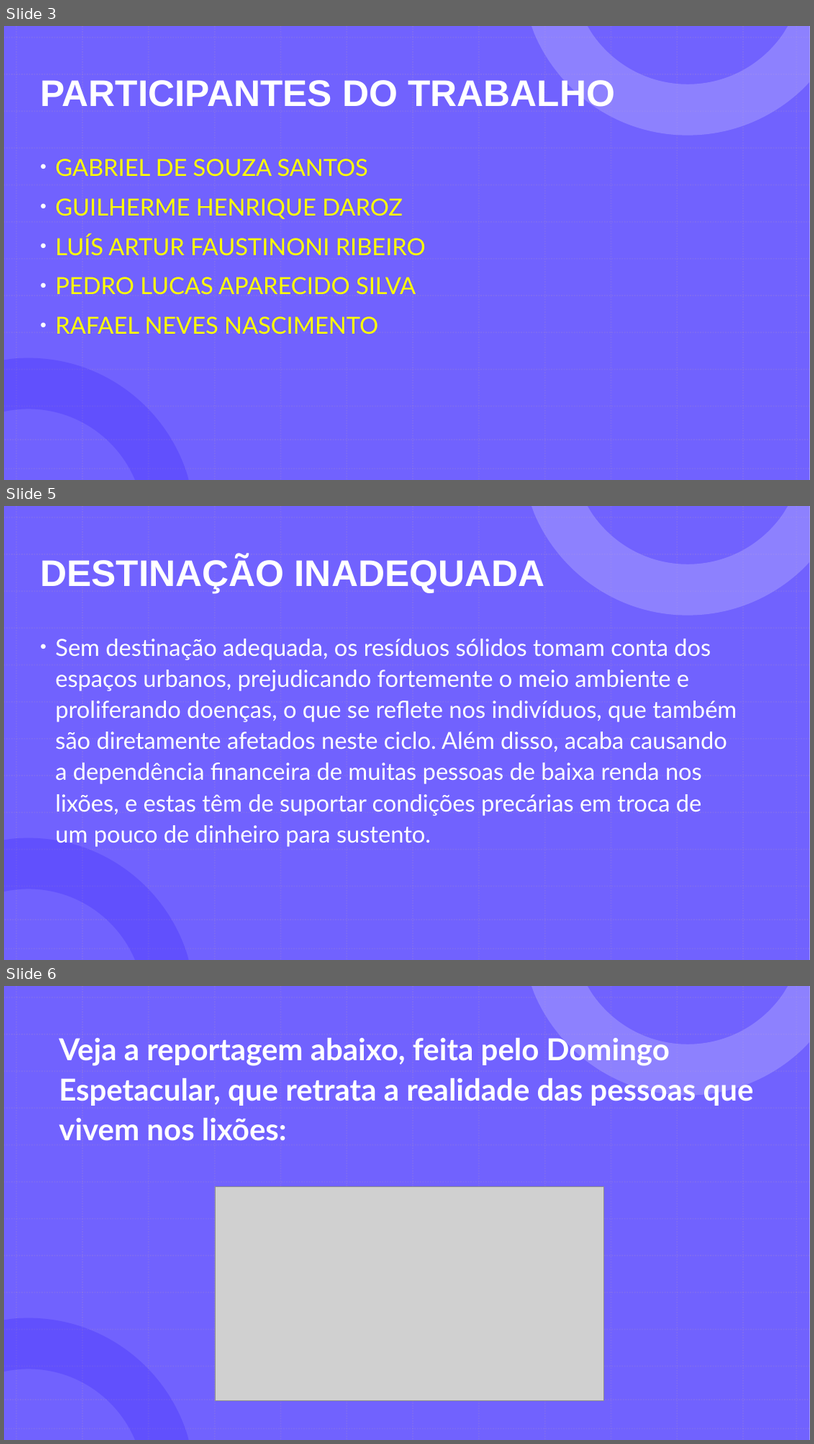
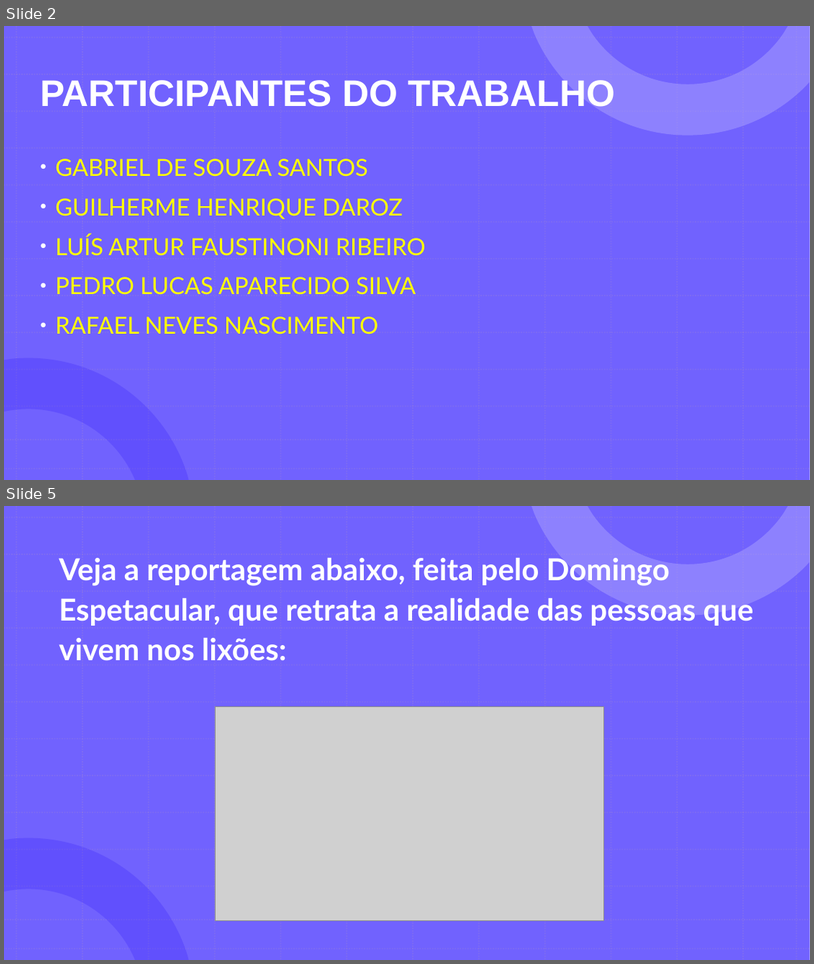
Before and after one commit to GabrielDSS0/ETEC-Coisas-Escolares, a slide deck: 1 etim ds 2022/EAMT/Trabalho Acadêmico/Relatório (a importância dos ecopontos)/A importância da separação dos recicláveis 3/Ecopontos - EAMT.pptx. Shown one above the other, each under a label of ours: slides 3, 5 and 6 before the commit, slides 2 and 5 after it; the slides between them are not shown. The pictures are 814x1444 and 814x964 pixels, drawn with LibreOffice and Linux fonts; fonts in the diff are those of the drawing; grey boxes stand for pictures. Boxes give left, top, right and bottom in pixels: in the first picture for what was removed or moved away, otherwise in the second. Text is boxed around its words. In the diff, an @@ line names an element or a change of style, - is before the commit and + after.

```diff
--- a/1 etim ds 2022/EAMT/Trabalho Acadêmico/Relatório (a importância dos ecopontos)/A importância da separação dos recicláveis 3/Ecopontos - EAMT.pptx
+++ b/1 etim ds 2022/EAMT/Trabalho Acadêmico/Relatório (a importância dos ecopontos)/A importância da separação dos recicláveis 3/Ecopontos - EAMT.pptx
@@ slide 5 removed at [4,506,810,960], background #FFFFFF; not listed: 29 template elements that a slide beside it also shows @@
@@ title removed at [40,556,545,593] @@
-DESTINAÇÃO INADEQUADA
@@ text removed at [55,638,737,847] @@
-• Sem destinação adequada, os resíduos sólidos tomam conta dos espaços urbanos, prejudicando fortemente o meio ambiente e proliferando doenças, o que se reflete nos indivíduos, que também são diretamente afetados neste ciclo. Além disso, acaba causando a dependência financeira de muitas pessoas de baixa renda nos lixões, e estas têm de suportar condições precárias em troca de um pouco de dinheiro para sustento.
@@ what was slide 3 is now slide 2 @@
@@ what was slide 6 is now slide 5 @@
```
Also in this commit, not shown: 3 slides changed, 1 other slide removed, 4 other files.
